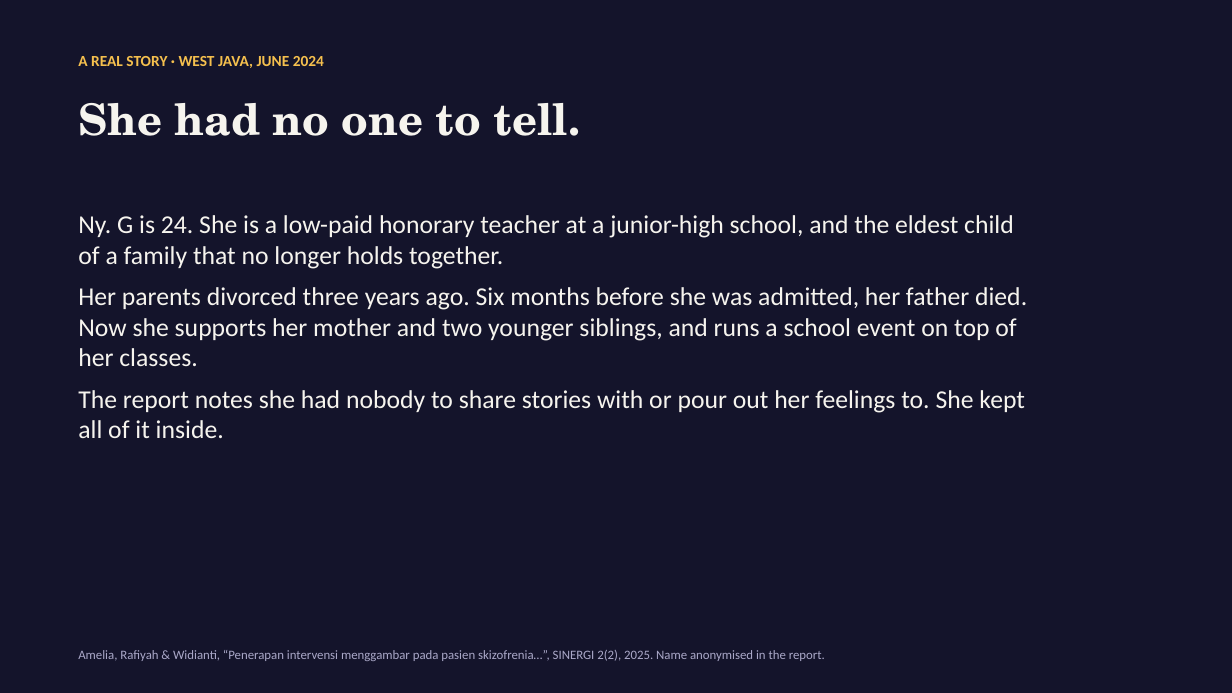
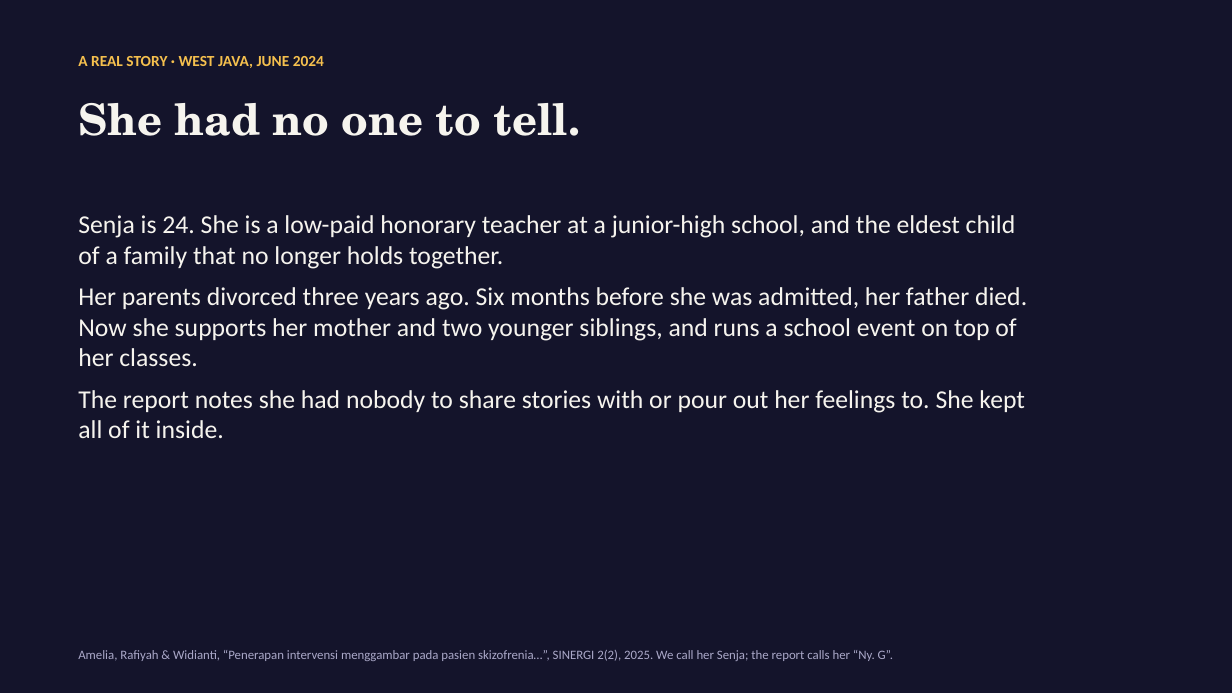
Before and after one commit to Atatron/Say-It-Louder, a slide deck: slide 2 of deck/You_Yourself_Pitch.pptx. Drawn at 1232x693 pixels with LibreOffice and Linux fonts; fonts in the diff are those of the drawing. Boxes give left, top, right and bottom in pixels: in the first picture for what was removed or moved away, otherwise in the second. Text is boxed around its words. In the diff, an @@ line names an element or a change of style, - is before the commit and + after.

```diff
--- a/deck/You_Yourself_Pitch.pptx
+++ b/deck/You_Yourself_Pitch.pptx
@@ text at <box>78,215,1016,269</box>: text changed @@
-Ny. G is 24. She is a low-paid honorary teacher at a junior-high school, and the eldest child of a family that no longer holds together.
+Senja is 24. She is a low-paid honorary teacher at a junior-high school, and the eldest child of a family that no longer holds together.
@@ text at <box>78,650,893,661</box>: text changed @@
-Amelia, Rafiyah & Widianti, “Penerapan intervensi menggambar pada pasien skizofrenia…”, SINERGI 2(2), 2025. Name anonymised in the report.
+Amelia, Rafiyah & Widianti, “Penerapan intervensi menggambar pada pasien skizofrenia…”, SINERGI 2(2), 2025. We call her Senja; the report calls her “Ny. G”.
```
Also in this commit, not shown: 3 other slides changed, 39 other files.
